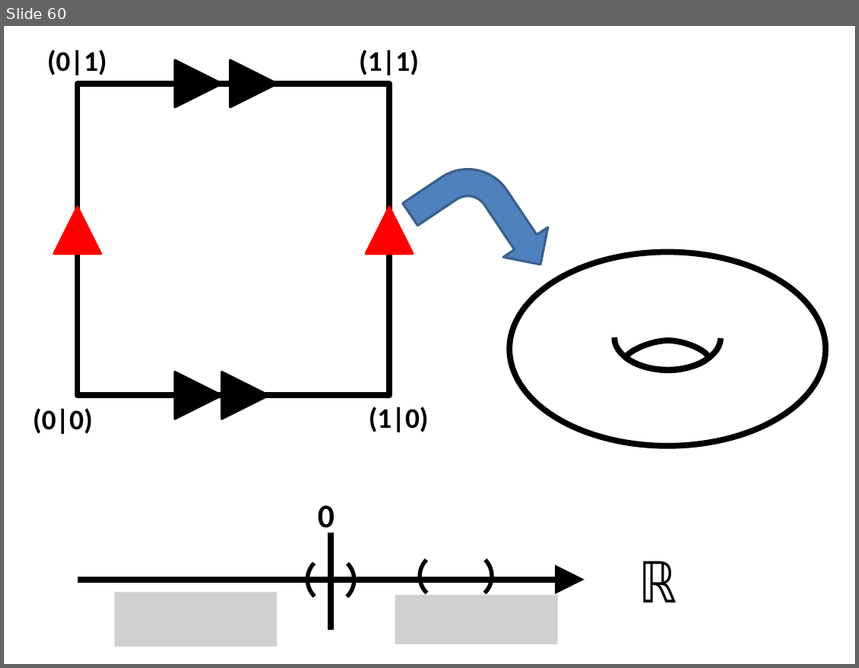
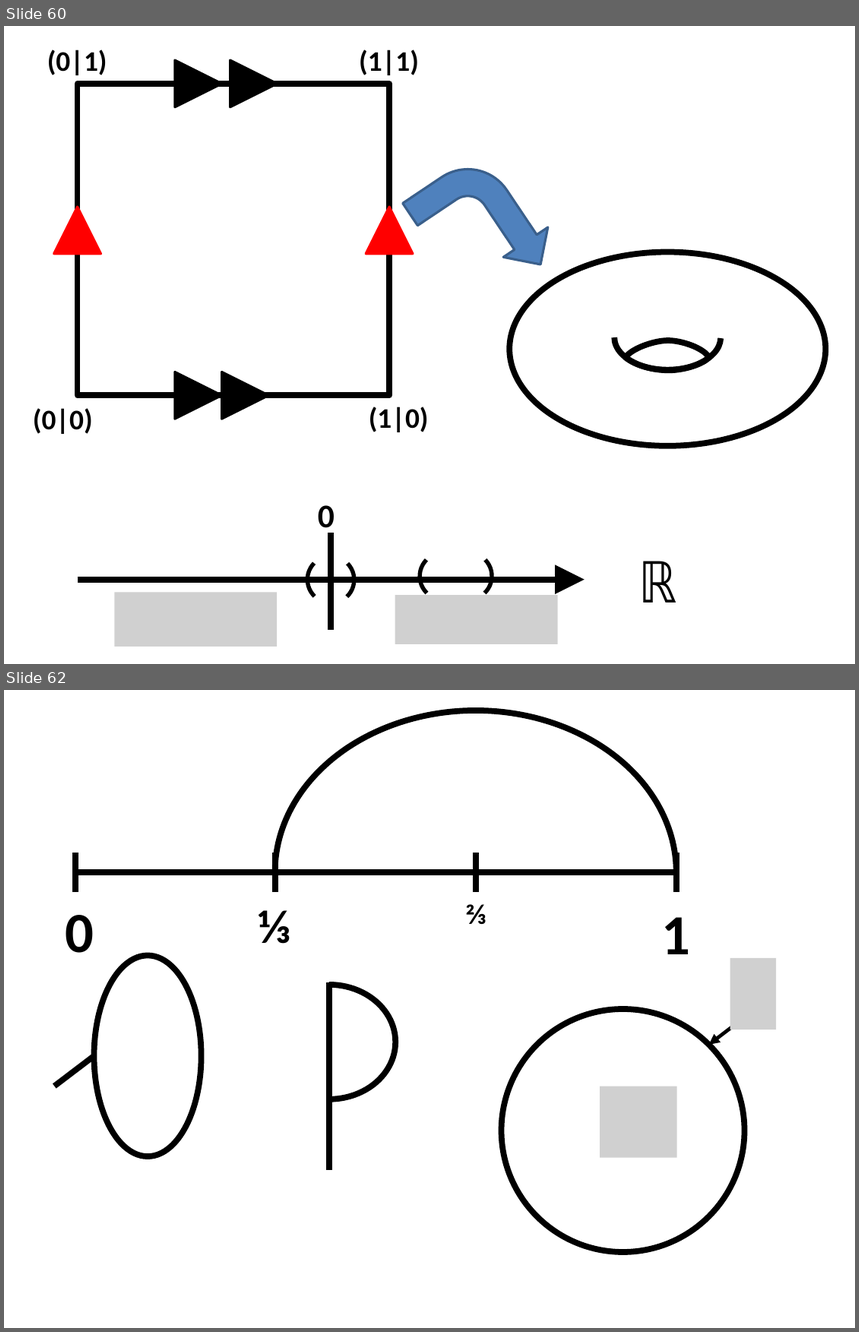
Before and after one commit to lutteropp/GeoTopo, a slide deck: images/Bilder.pptx. Shown one above the other, each under a label of ours: slide 60 before the commit, slides 60 and 62 after it; the slides between them are not shown. The pictures are 859x668 and 859x1332 pixels, drawn with LibreOffice and Linux fonts; fonts in the diff are those of the drawing; grey boxes stand for pictures. Boxes give left, top, right and bottom in pixels: in the first picture for what was removed or moved away, otherwise in the second. Text is boxed around its words. In the diff, an @@ line names an element or a change of style, - is before the commit and + after.

```diff
--- a/images/Bilder.pptx
+++ b/images/Bilder.pptx
@@ slide 62 added at bbox=[4, 690, 855, 1328], background #FFFFFF @@
@@ arc (boxed as its full ellipse) added at bbox=[275, 711, 677, 1034], outline #000000 5 pt @@
@@ line added from (75, 853) to (75, 891), #000000 5 pt @@
@@ line added from (275, 853) to (275, 891), #000000 5 pt @@
@@ line added from (477, 853) to (477, 891), #000000 5 pt @@
@@ line added from (677, 853) to (677, 891), #000000 5 pt @@
@@ line added from (74, 872) to (677, 872), #000000 5 pt @@
@@ text added at bbox=[66, 915, 94, 953], 48 pt, text #000000, bold @@
+0
@@ text added at bbox=[259, 910, 291, 944], 40 pt, text #000000, bold @@
+⅓
@@ text added at bbox=[465, 904, 487, 924], 24 pt, text #000000, bold @@
+⅔
@@ text added at bbox=[662, 917, 691, 954], 48 pt, text #000000, bold @@
+1
@@ ellipse added at bbox=[94, 955, 202, 1157], outline #000000 5 pt @@
@@ picture added at bbox=[730, 958, 776, 1030] @@
@@ arc (boxed as its full ellipse) added at bbox=[263, 985, 396, 1100], outline #000000 5 pt @@
@@ line added from (329, 1170) to (329, 983), #000000 5 pt @@
@@ ellipse added at bbox=[501, 1009, 744, 1252], outline #000000 5 pt @@
@@ arrow added from (741, 1021) to (709, 1045), #000000 3 pt @@
@@ line added from (54, 1087) to (94, 1056), #000000 5 pt @@
@@ picture added at bbox=[600, 1087, 677, 1158] @@
```
Also in this commit, not shown: 1 slide changed, 3 other slides added, 28 other files.
